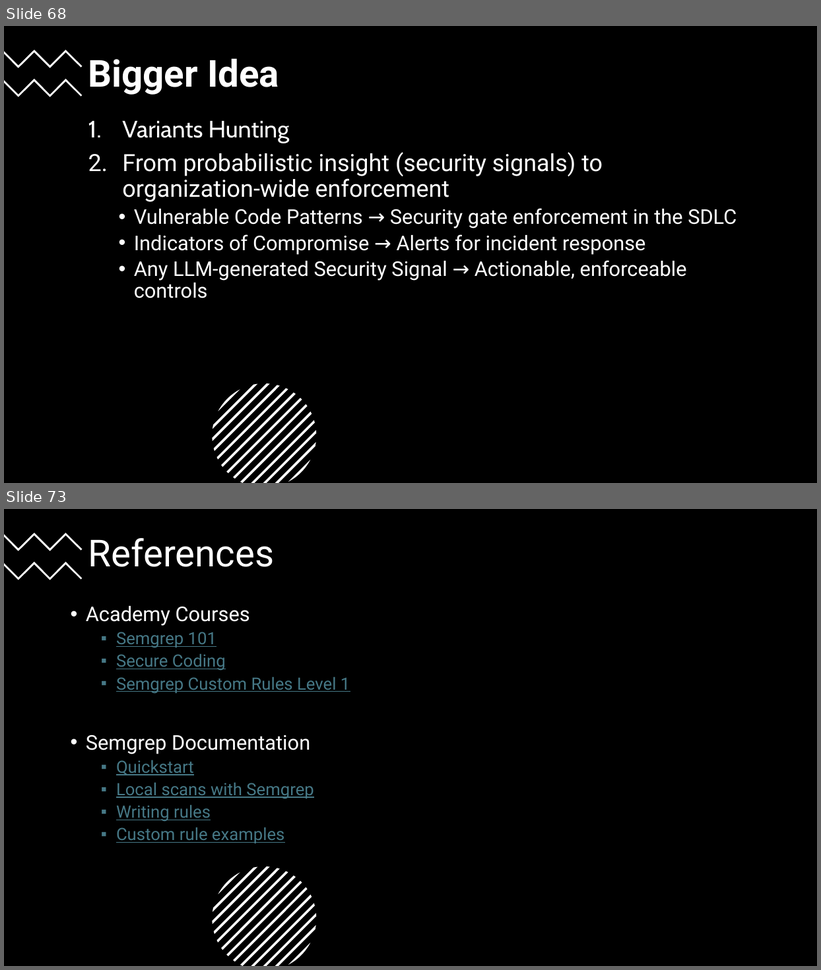
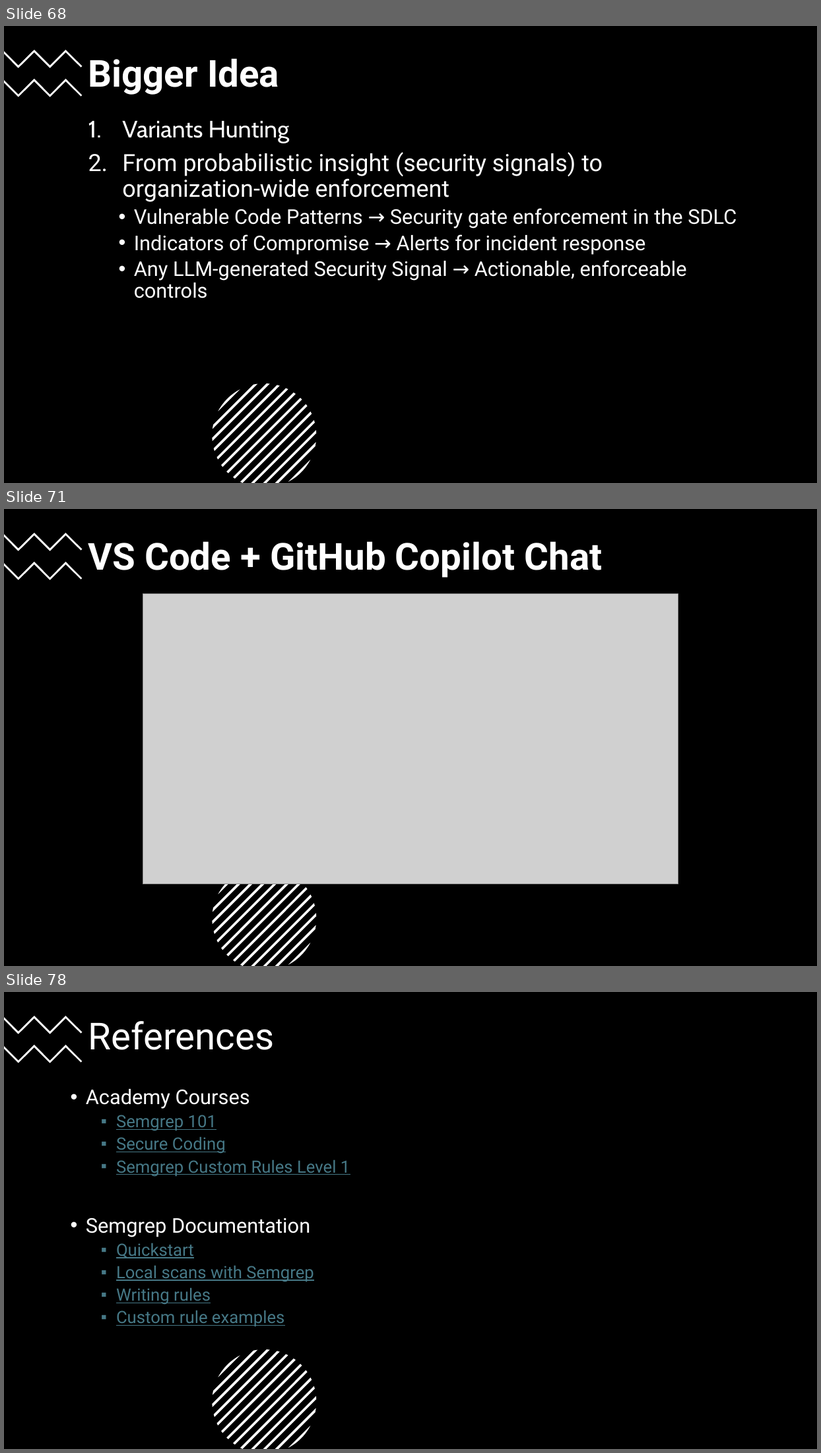
Before and after one commit to 247arjun/dc32-sast-workshop, a slide deck: BSides-Seattle-2026-Workshop.pptx. Shown one above the other, each under a label of ours: slides 68 and 73 before the commit, slides 68, 71 and 78 after it; the slides between them are not shown. The pictures are 821x970 and 821x1453 pixels, drawn with LibreOffice and Linux fonts; fonts in the diff are those of the drawing; grey boxes stand for pictures. Boxes give left, top, right and bottom in pixels: in the first picture for what was removed or moved away, otherwise in the second. Text is boxed around its words. In the diff, an @@ line names an element or a change of style, - is before the commit and + after.

```diff
--- a/BSides-Seattle-2026-Workshop.pptx
+++ b/BSides-Seattle-2026-Workshop.pptx
@@ slide 71 added at [4, 509, 817, 966], background #FFFFFF @@
@@ rectangle added at [4, 509, 817, 966], fill #000000 @@
@@ freeform shape added at [4, 533, 82, 551], fill #FFFFFF @@
@@ title added at [88, 541, 602, 578], 44 pt, text #FFFFFF, bold @@
+VS Code + GitHub Copilot Chat
@@ freeform shape added at [4, 561, 82, 580], fill #FFFFFF @@
@@ picture added at [143, 593, 679, 884] @@
@@ group added at [212, 867, 316, 966]: 13 freeform shapes @@
@@ what was slide 73 is now slide 78 @@
```
Also in this commit, not shown: 4 other slides added, 12 other files.
